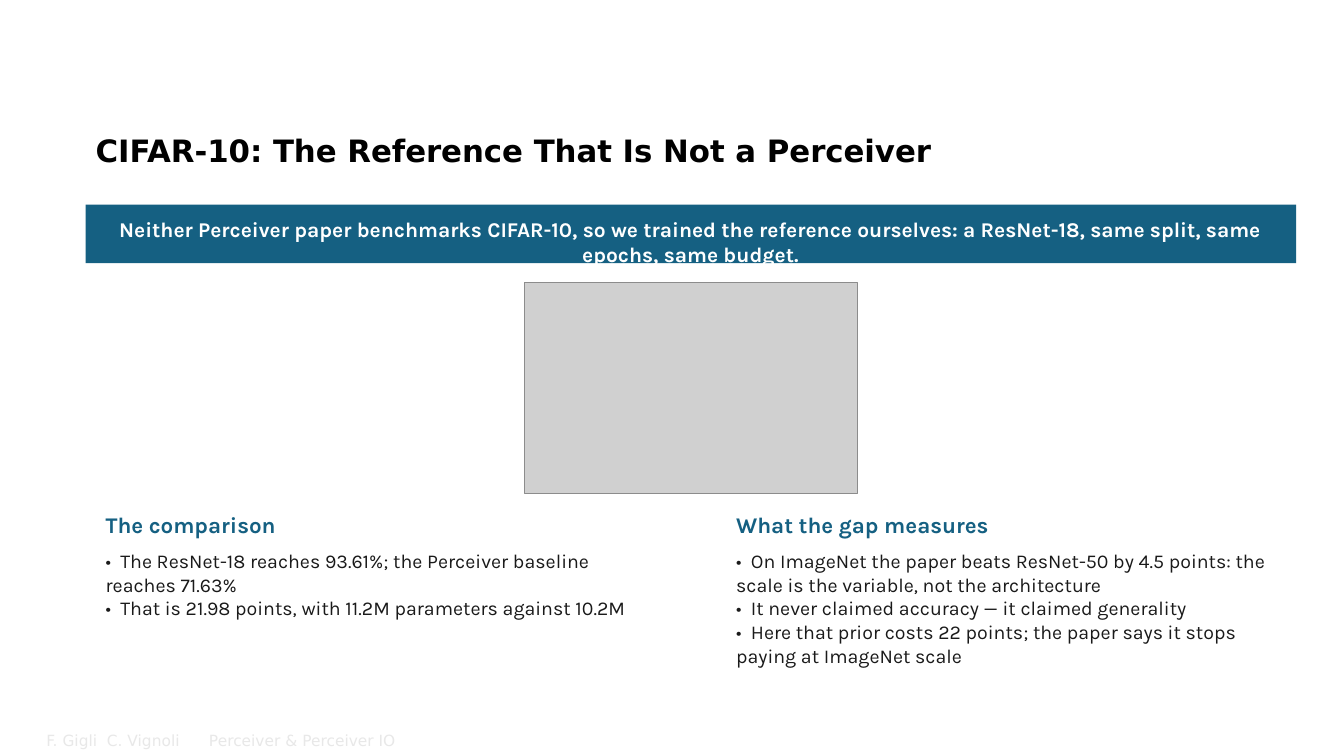
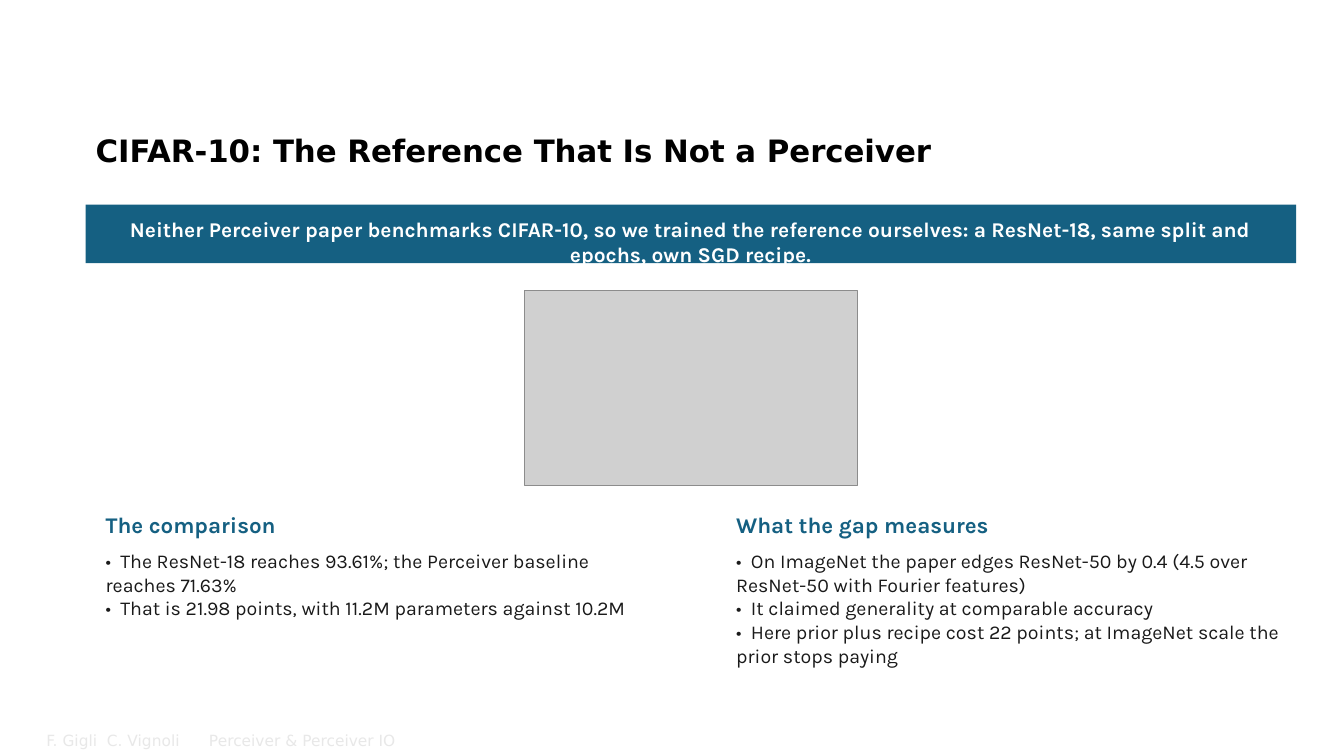
Before and after one commit to FrancescoGigli/Perceiver_project, a slide deck: slide 23 of sito/slide/Perceiver & Perceiver IO.pptx. Drawn at 1344x756 pixels with LibreOffice and Linux fonts; fonts in the diff are those of the drawing; grey boxes stand for pictures; background and template pictures are left out. Boxes give left, top, right and bottom in pixels: in the first picture for what was removed or moved away, otherwise in the second. Text is boxed around its words. In the diff, an @@ line names an element or a change of style, - is before the commit and + after.

Commit message:
Materiali allineati al codice e alla lezione rivista
Dispensa, deck beamer e deck PowerPoint, README e pagina iniziale dicono ora le stesse
cose della lezione, verificate su codice, log e PDF dei paper.

- Dispensa (220 pagine): cross-attention del nostro codice a 1 testa con d = 261
  (non 8 teste da 64), LayerNorm con radice di (sigma^2 + eps), residual del backward
  sommata a L' e non ai latenti normalizzati, init di default di PyTorch (niente Xavier),
  troncamento a +-2 sigma, Tab. 5 come "latent transformer essenziale", Tab. 6 completa,
  Fourier con frequenze equispaziate, Fig. 5 con i valori del grafico, Perceiver IO
  (84.5 con Fourier, patch audio, query da 1026, N e D non dichiarati), capitolo del
  progetto (e02 atteso per costruzione, seed che sposta lo split, CoLA in Matthews
  62.49/65.41, e23/e24/e27/e28 instabili, ModelNet40 senza banda, ResNet con la sua
  ricetta), riferimenti teorici (LSTM a 6 equazioni, LAMB, weight decay, dropout, He,
  equivarianza, softmax, flusso ottico e GLUE di IO).
- Beamer (41 pagine) e PowerPoint: stesse correzioni in inglese, formula del trust
  ratio, otto figure rigenerate da _diag/figure_risultati42.py (run instabili marcate,
  seed e split, ricette diverse, CoLA in Matthews); nuovo anello
  _diag/allinea_rev_20260927.py per il PowerPoint.
- README, progetto/README e pagina iniziale: numeri e cautele aggiornati (42 run su 42,
  59 voci di glossario, 41 pagine del deck, 220 della dispensa).
- Lezione: backward della LayerNorm, self-attention equivariante, e27 fra le run instabili.

```diff
--- a/sito/slide/Perceiver & Perceiver IO.pptx
+++ b/sito/slide/Perceiver & Perceiver IO.pptx
@@ text at (130, 222, 1249, 268): text changed @@
-Neither Perceiver paper benchmarks CIFAR-10, so we trained the reference ourselves: a ResNet-18, same split, same epochs, same budget.
+Neither Perceiver paper benchmarks CIFAR-10, so we trained the reference ourselves: a ResNet-18, same split and epochs, own SGD recipe.
@@ picture: place and size @@
-picture at (525, 282, 858, 494)
+picture at (525, 290, 858, 485)
@@ text at (736, 554, 1278, 668): text changed @@
-• On ImageNet the paper beats ResNet-50 by 4.5 points: the scale is the variable, not the architecture
-• It never claimed accuracy — it claimed generality
-• Here that prior costs 22 points; the paper says it stops paying at ImageNet scale
+• On ImageNet the paper edges ResNet-50 by 0.4 (4.5 over ResNet-50 with Fourier features)
+• It claimed generality at comparable accuracy
+• Here prior plus recipe cost 22 points; at ImageNet scale the prior stops paying
```
Also in this commit, not shown: 25 other slides changed, 18 other files.
